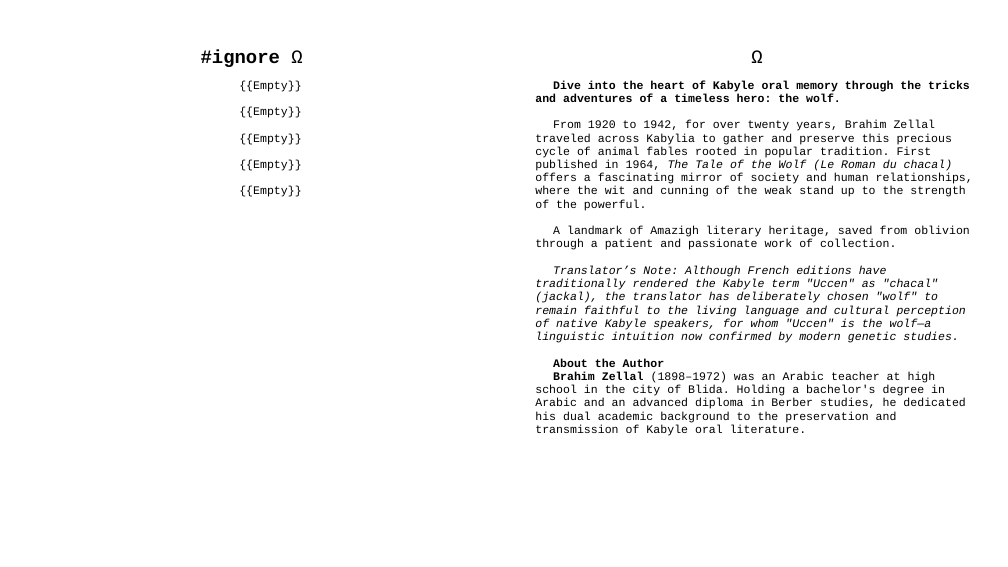
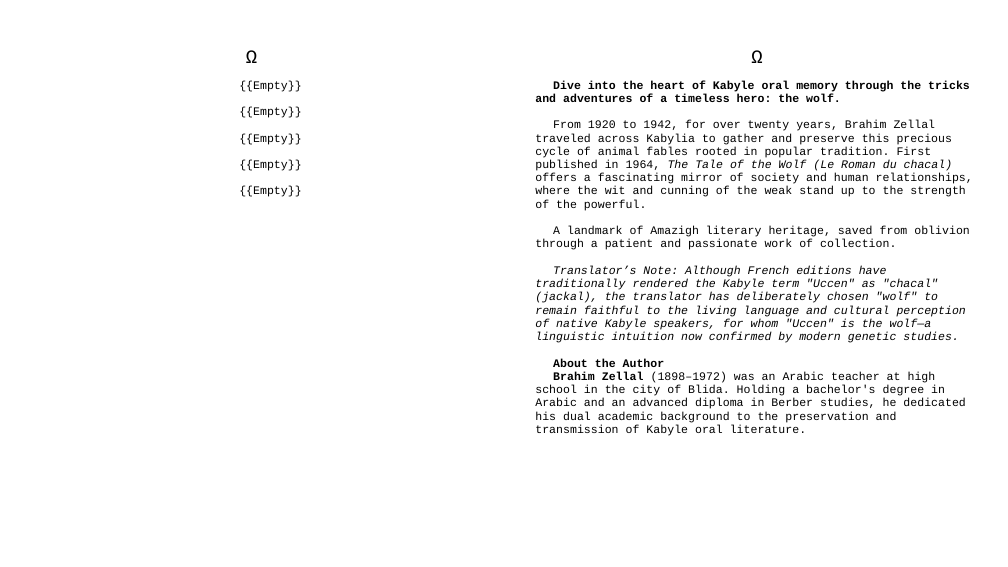
Before and after one commit to sferhah/tamacahut_n_wuccen, a slide deck: slide 88 of Uccen.ConsoleApp/Resources/pptx/uccen.eng.pptx. Drawn at 1008x567 pixels with LibreOffice and Linux fonts; fonts in the diff are those of the drawing. Boxes give left, top, right and bottom in pixels: in the first picture for what was removed or moved away, otherwise in the second. Text is boxed around its words. In the diff, an @@ line names an element or a change of style, - is before the commit and + after.

```diff
--- a/Uccen.ConsoleApp/Resources/pptx/uccen.eng.pptx
+++ b/Uccen.ConsoleApp/Resources/pptx/uccen.eng.pptx
@@ table at (24, 12, 986, 547) @@
-row 2, column 1: #ignore Ω
+row 2, column 1: Ω
```
Also in this commit, not shown: 2 other slides changed, 10 other files.
